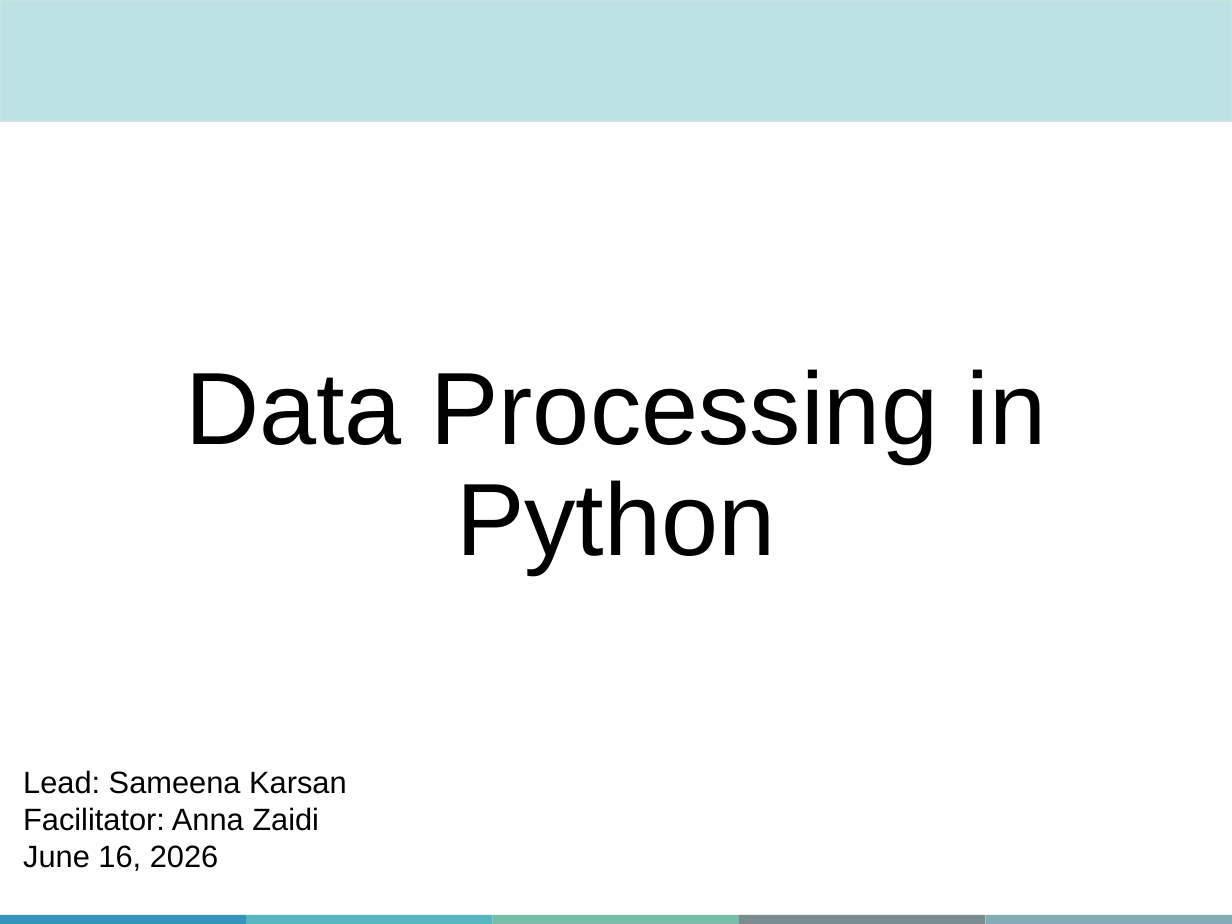
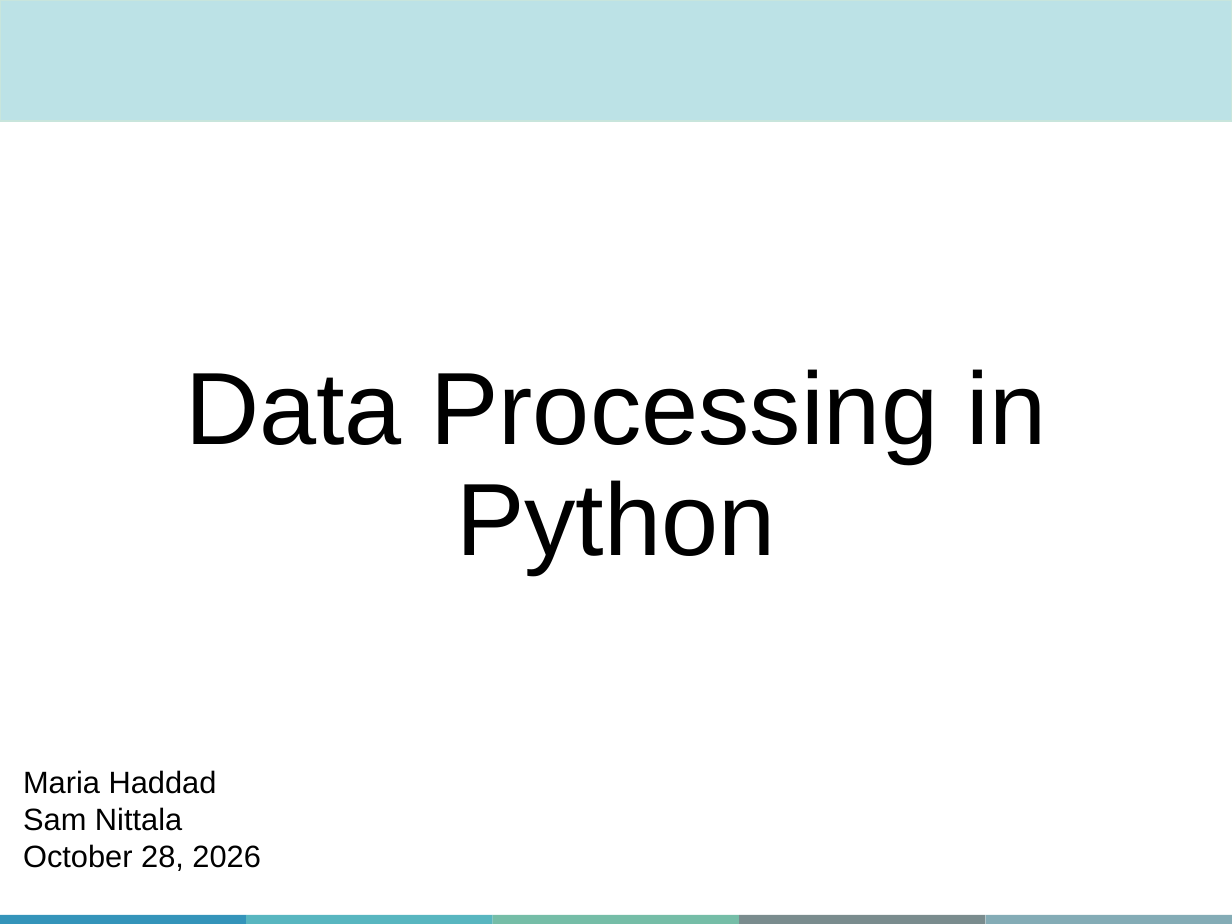
Before and after one commit to QLS-MiCM/DataProcessingInPython, a slide deck: slide 1 of Slides/QLS-MiCM_DataProcessingInPython.pptx. Drawn at 1232x924 pixels with LibreOffice and Linux fonts; fonts in the diff are those of the drawing; background and template pictures are left out. Boxes give left, top, right and bottom in pixels: in the first picture for what was removed or moved away, otherwise in the second. Text is boxed around its words. In the diff, an @@ line names an element or a change of style, - is before the commit and + after.

Commit message:
Updated slides (Fall 2026)

```diff
--- a/Slides/QLS-MiCM_DataProcessingInPython.pptx
+++ b/Slides/QLS-MiCM_DataProcessingInPython.pptx
@@ text at [23,770,260,871]: text changed @@
-Lead: Sameena Karsan
-Facilitator: Anna Zaidi
-June 16, 2026
+Maria Haddad
+Sam Nittala
+October 28, 2026
```
Also in this commit, not shown: 1 other file.
